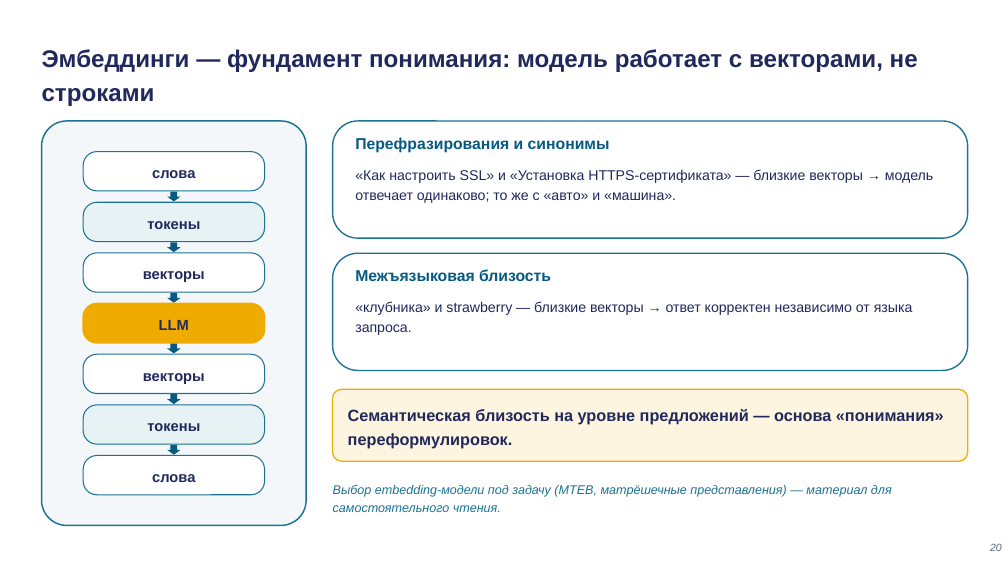
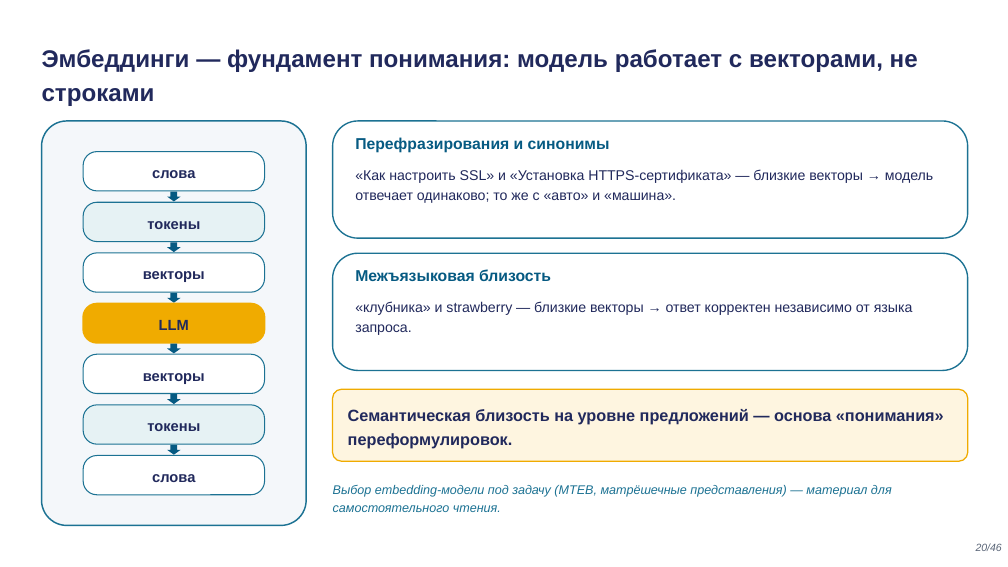
Before and after one commit to tellina-study/AI-usage-lessons, a slide deck: slide 20 of library/lectures/lec-02/rendered/lec-02.pptx. Drawn at 1008x567 pixels with LibreOffice and Linux fonts; fonts in the diff are those of the drawing. Boxes give left, top, right and bottom in pixels: in the first picture for what was removed or moved away, otherwise in the second. Text is boxed around its words. In the diff, an @@ line names an element or a change of style, - is before the commit and + after.

```diff
--- a/library/lectures/lec-02/rendered/lec-02.pptx
+++ b/library/lectures/lec-02/rendered/lec-02.pptx
@@ text at (976, 543, 1002, 551): text changed @@
-20
+20/46
```
Also in this commit, not shown: 19 other slides changed, 26 slides added, 17 other files.
